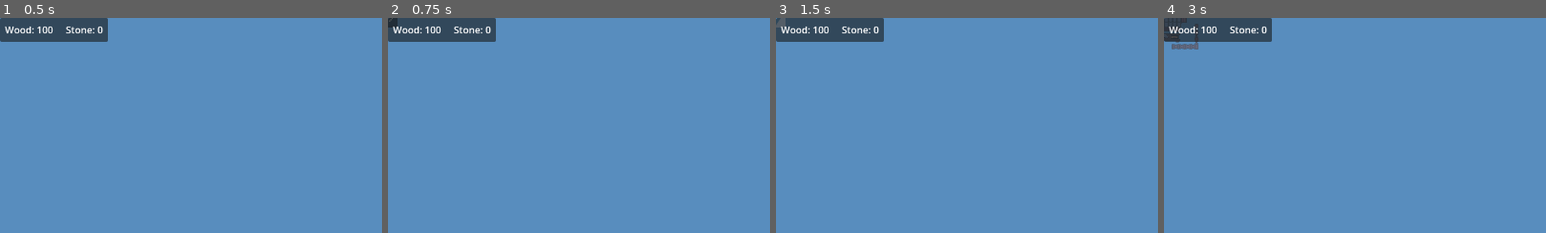
Above: before the commit, frames 1-4 (left to right).
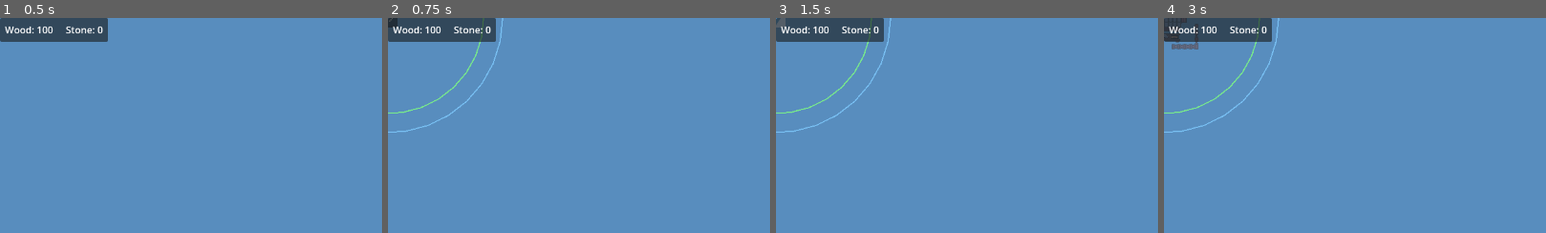
Above: after the commit, the same moments.

Repository: ColdTerror/Core-and-Conveyor
Game: Godot game, scene res://scenes/level.tscn
Two runs of this game, one before a commit and one after it. Both use one fixed random seed, a clock stepped at 60 frames per second and the inputs below. The engine's default icon, where the game draws it, is replaced by a stand-in: a white triangle on a blue panel in a dark square.
Inputs:
- Up to frame 1 (0.5 s): no input
- Up to frame 2 (0.75 s): click "Belt" at 0.5 s
- Up to frame 3 (1.5 s): click "Router" at 1.25 s
- Up to frame 4 (3 s): click "Hut" at 2 s; click "Sawmill" at 2.75 s
The pictures show only the part of the screen within x 0-50%, y 0-50%; the shares and areas given below are measured in that part.

Frame 1 is identical in both runs. In frame 2, 0.5% of the frame differs, in the area x 0-31%, y 0-54%; in frame 3, 0.5%; in frame 4, 0.5%.

Commit message:
Add corruption task and build overlays
Add a new Kanban task for corruption and include it in the Todo column. Implement visual overlays and placement UX improvements in building_manager.gd: draw build/corruption ranges for existing buildings and preview ghosts (_draw), queue redraws while placing, reverse drag order when dragging inward toward the base, and update placement/cancel logic to refresh visuals. Change core_building.take_damage to call super(amount) instead of manually adjusting health. Bump default corruption_range from 5.0 to 6.0 in generic building script.

Diff:
--- a/scripts/building/building_manager.gd
+++ b/scripts/building/building_manager.gd
@@ -88,7 +88,7 @@
 		_commit_drag_line()
 		is_dragging = false
 		_clear_drag_ghosts()
-		return false # Stay in mode to place more walls
+		return false #Keep placing belts
 
 	return false
 # ---------------------------------------
@@ -97,8 +97,62 @@
 	for b in buildings:
 		b.building_tick(delta)
 
-	# Note: We handled ghost position in handle_input, so we don't strictly need it here
-	# unless you want it to update even when mouse doesn't move.
+
+	if placing_building:
+		queue_redraw()
+
+# -------------------------------
+# VISUAL OVERLAYS (Auras)
+# -------------------------------
+func _draw():
+	if not placing_building:
+		return
+
+	var tile_size = 32.0 # Adjust if your tiles are 16x16 or 64x64
+
+	# Colors (R, G, B, Alpha)
+	var build_color_fill = Color(0.2, 1.0, 0.2, 0.05) # Very faint green fill
+	var build_color_line = Color(0.2, 1.0, 0.2, 0.4)  # Solid green outline
+
+	var safe_color_fill = Color(0.2, 0.5, 1.0, 0.05)  # Very faint blue fill
+	var safe_color_line = Color(0.2, 0.5, 1.0, 0.4)   # Solid blue outline
+
+	# 1. DRAW ESTABLISHED BUILDINGS
+	for b in buildings:
+		var local_pos = to_local(b.global_position)
+
+		# Draw Corruption/Safe Range (Blue)
+		if b.corruption_range > 0:
+			var safe_radius = b.corruption_range * tile_size
+			draw_circle(local_pos, safe_radius, safe_color_fill)
+			draw_arc(local_pos, safe_radius, 0, TAU, 32, safe_color_line, 2.0)
+
+		# Draw Build Range (Green)
+		if b.build_range > 0:
+			var build_radius = b.build_range * tile_size
+			draw_circle(local_pos, build_radius, build_color_fill)
+			draw_arc(local_pos, build_radius, 0, TAU, 32, build_color_line, 2.0)
+
+	# 2. DRAW THE GHOST(S) - To preview what you are about to claim
+	var ghosts_to_draw = []
+	if is_dragging and drag_ghosts.size() > 0:
+		ghosts_to_draw = drag_ghosts
+	elif ghost_building:
+		ghosts_to_draw = [ghost_building]
+
+	# Brighter colors for the preview
+	var preview_build_line = Color(0.5, 1.0, 0.5, 0.8)
+	var preview_safe_line = Color(0.5, 0.8, 1.0, 0.8)
+
+	for g in ghosts_to_draw:
+		if not is_instance_valid(g): continue
+		var local_pos = to_local(g.global_position)
+
+		if "corruption_range" in g and g.corruption_range > 0:
+			draw_arc(local_pos, g.corruption_range * tile_size, 0, TAU, 32, preview_safe_line, 2.0)
+
+		if "build_range" in g and g.build_range > 0:
+			draw_arc(local_pos, g.build_range * tile_size, 0, TAU, 32, preview_build_line, 2.0)
 
 func _on_building_destroyed(b: Building):
 	if b in buildings:
@@ -190,6 +244,10 @@
 
 	ghost_building = null
 
+	if not is_dragging:
+		placing_building = false
+		queue_redraw()
+
 	return true
 
 # -------------------------------
@@ -235,6 +293,24 @@
 
 	# 3. GET BASE COST
 	var base_cost = ghost_building.get_build_cost() # e.g. {"Wood": 5}
+
+	# --- NEW: REVERSE BUILD ORDER IF DRAGGING INWARD ---
+	# Check if the player is dragging from outside the base INTO the base.
+	if points.size() > 1 and buildings.size() > 0:
+		var start_touches_base = false
+		var end_touches_base = false
+
+		# Quick distance check for the start and end of the line
+		for b in buildings:
+			var b_grid = object_layer.local_to_map(b.global_position)
+			if points[0].distance_to(b_grid) <= b.build_range: start_touches_base = true
+			if points[-1].distance_to(b_grid) <= b.build_range: end_touches_base = true
+
+		# If the end is safe but the start isn't, flip the line!
+		if end_touches_base and not start_touches_base:
+			points.reverse()
+			drag_ghosts.reverse()
+	# ---------------------------------------------------
 
 	# --- NEW: Track the valid grid positions in this drag line ---
 	var current_drag_network: Array[Vector2i] = []
@@ -417,6 +493,8 @@
 	is_dragging = false
 	placing_building = false
 
+	queue_redraw()
+
 func _clear_drag_ghosts():
 	for g in drag_ghosts:
 		if is_instance_valid(g): g.queue_free()
--- a/scripts/building/core_building.gd
+++ b/scripts/building/core_building.gd
@@ -43,8 +43,7 @@
 
 # --- GAME OVER LOGIC ---
 func take_damage(amount: int):
-	# Override the base take_damage to add Game Over logic
-	health -= amount
+	super(amount)
 
 	# Optional: Flash red or play an alarm sound here!
 
--- a/scripts/building/generic scripts/building.gd
+++ b/scripts/building/generic scripts/building.gd
@@ -39,7 +39,7 @@
 @export_group("Ranges")
 # How far this building allows other buildings to be placed from it
 @export var build_range: float = 5.0
-@export var corruption_range: float = 5.0
+@export var corruption_range: float = 6.0
 
 
 
Not shown, changed: kanban_tasks_data.kanban
